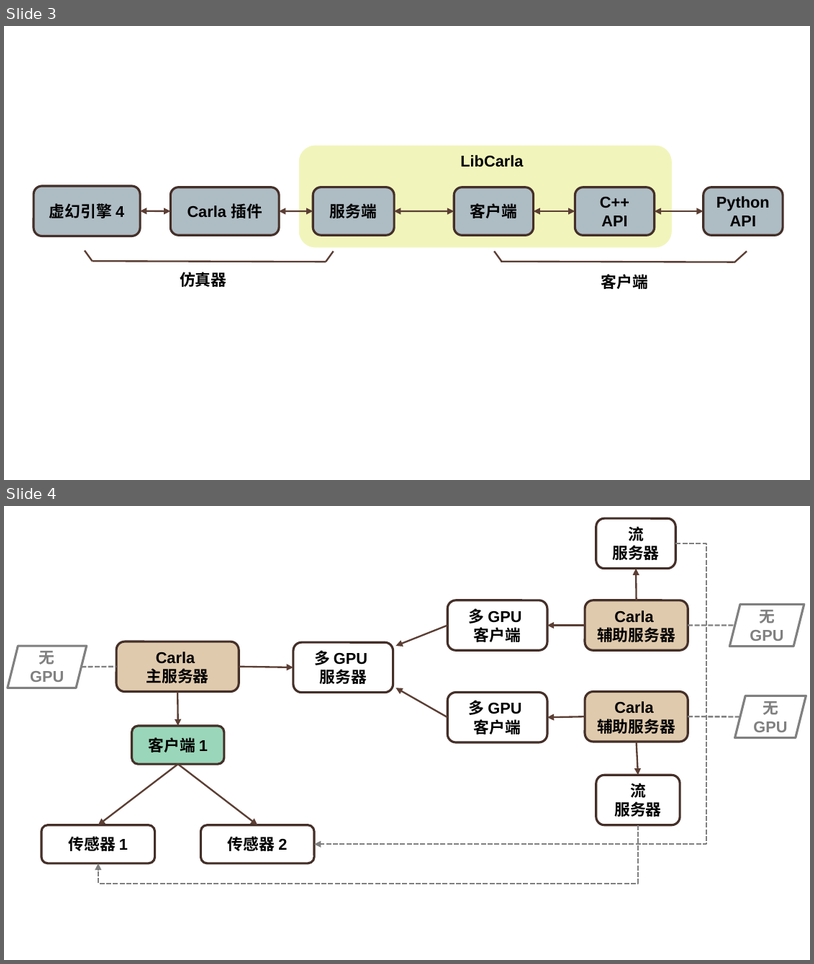
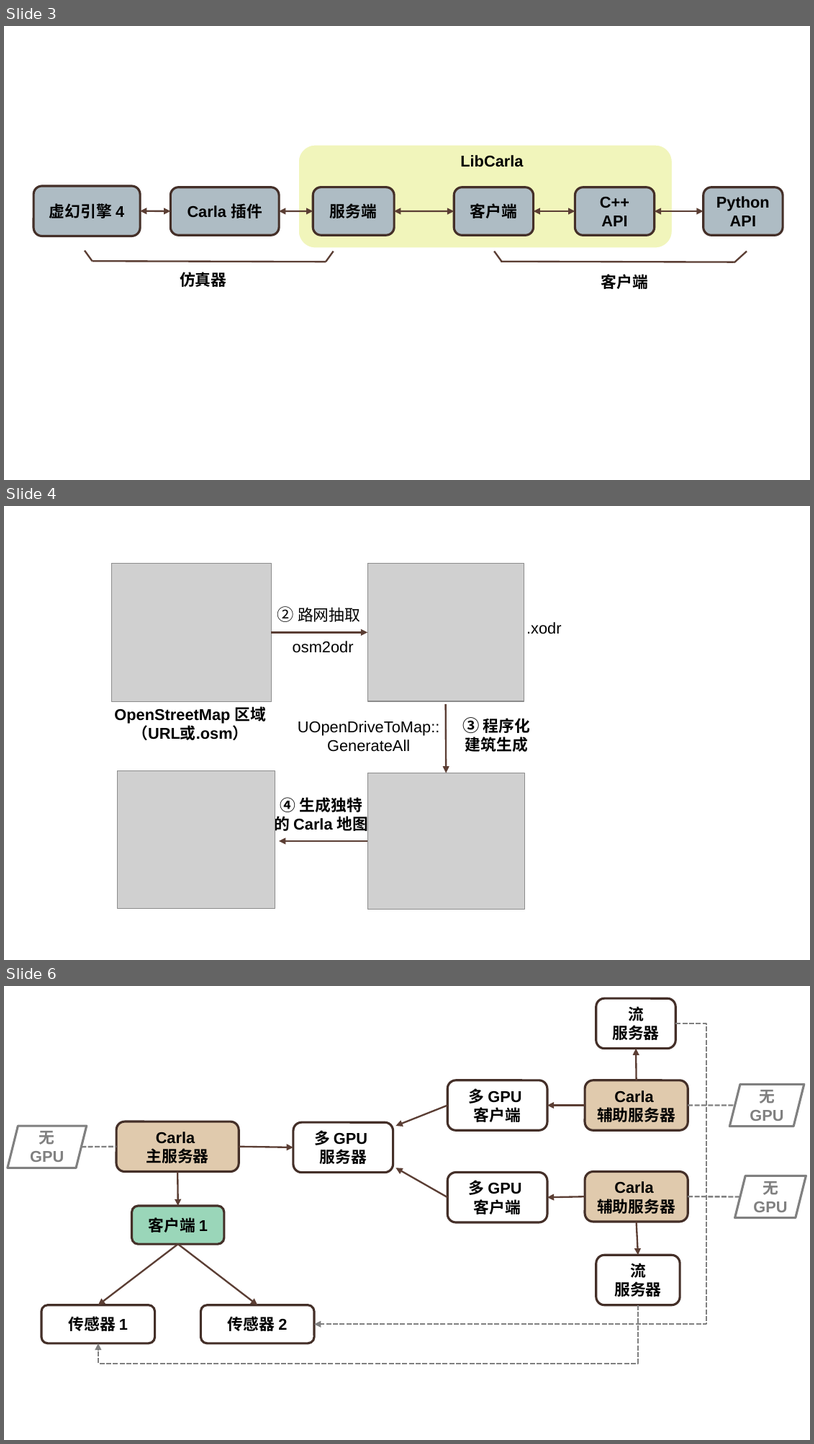
Before and after one commit to OpenHUTB/carla_doc, a slide deck: docs/img/Carla.pptx. Shown one above the other, each under a label of ours: slides 3 and 4 before the commit, slides 3, 4 and 6 after it; the slides between them are not shown. The pictures are 814x964 and 814x1444 pixels, drawn with LibreOffice and Linux fonts; fonts in the diff are those of the drawing; grey boxes stand for pictures. Boxes give left, top, right and bottom in pixels: in the first picture for what was removed or moved away, otherwise in the second. Text is boxed around its words. In the diff, an @@ line names an element or a change of style, - is before the commit and + after.

```diff
--- a/docs/img/Carla.pptx
+++ b/docs/img/Carla.pptx
@@ slide 4 added at [4,506,810,960], background #FFFFFF @@
@@ picture added at [112,564,272,702] @@
@@ picture added at [368,564,524,701] @@
@@ text added at [278,606,360,622], 14 pt, text #000000 @@
+② 路网抽取
@@ arrow added from (272, 633) to (368, 633), #5C3E35 1.5 pt @@
@@ text added at [527,622,561,634], 14 pt, text #000000 @@
+.xodr
@@ text added at [293,641,354,653], 14 pt, text #000000 @@
+osm2odr
@@ rectangle added at [106,703,275,742], fill #FFFFFF, 14 pt, text #000000, bold @@
+OpenStreetMap 区域（URL或.osm）
@@ text added at [298,721,440,752], 14 pt, text #000000 @@
+UOpenDriveToMap::
+GenerateAll
@@ arrow added from (446, 703) to (446, 773), #5C3E35 1.5 pt @@
@@ text added at [463,717,530,752], 14 pt, text #000000, bold @@
+③ 程序化
+建筑生成
@@ picture added at [118,770,275,908] @@
@@ picture added at [368,773,525,909] @@
@@ text added at [274,797,369,834], 14 pt, text #000000, bold @@
+④ 生成独特
+的 Carla 地图
@@ arrow added from (368, 841) to (279, 841), #5C3E35 1.5 pt @@
@@ what was slide 4 is now slide 6 @@
```
Also in this commit, not shown: 1 other slide added, 4 other files.
